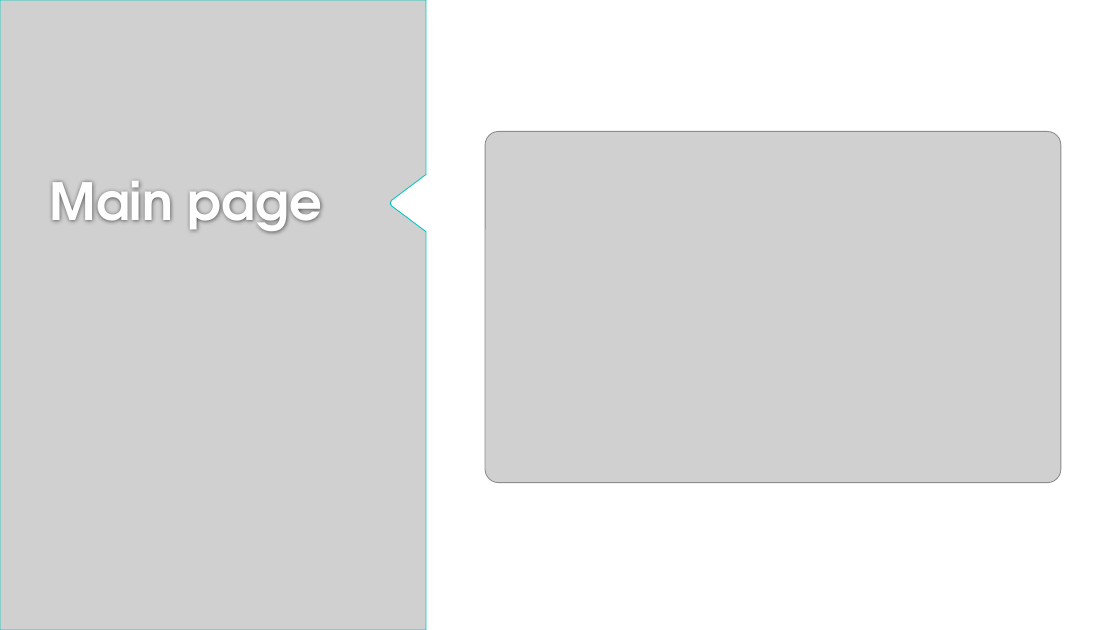
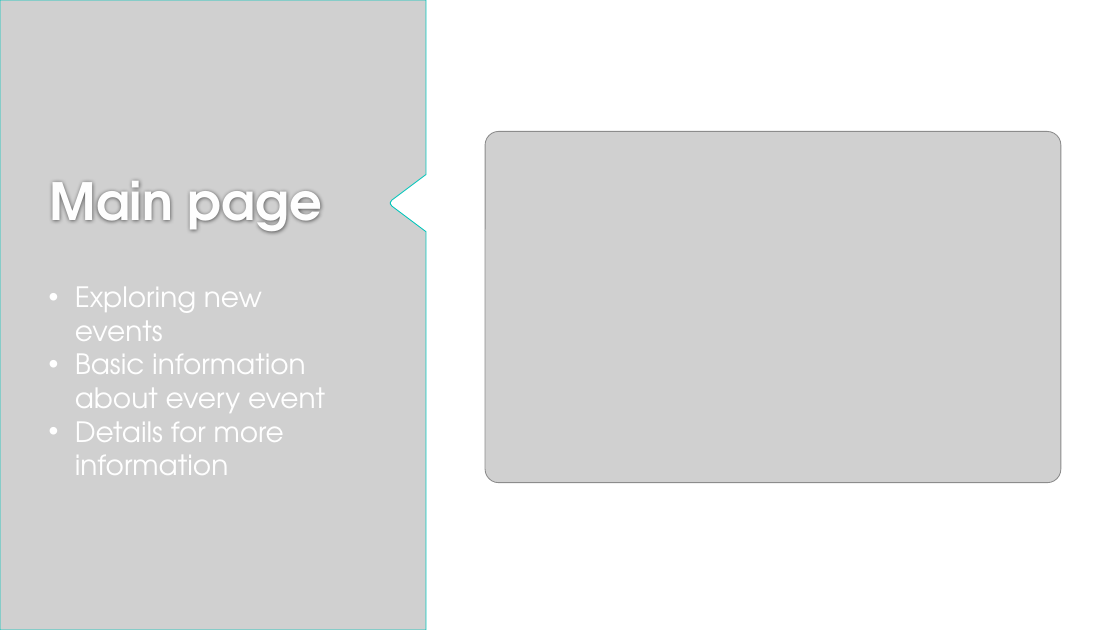
Before and after one commit to js52568/final-webapp, a slide deck: slide 7 of SPORTEVE – A WEB APPLICATION FOR ORGANIZING SPORTING.pptx. Drawn at 1120x630 pixels with LibreOffice and Linux fonts; fonts in the diff are those of the drawing; grey boxes stand for pictures; background and template pictures are left out. Boxes give left, top, right and bottom in pixels: in the first picture for what was removed or moved away, otherwise in the second. Text is boxed around its words. In the diff, an @@ line names an element or a change of style, - is before the commit and + after.

```diff
--- a/SPORTEVE – A WEB APPLICATION FOR ORGANIZING SPORTING.pptx
+++ b/SPORTEVE – A WEB APPLICATION FOR ORGANIZING SPORTING.pptx
@@ text added at box(75, 287, 325, 475), 24 pt, text #FFFFFF @@
+• Exploring new events
+• Basic information about every event
+• Details for more information
```
Also in this commit, not shown: 9 other slides changed, 1 other file.
